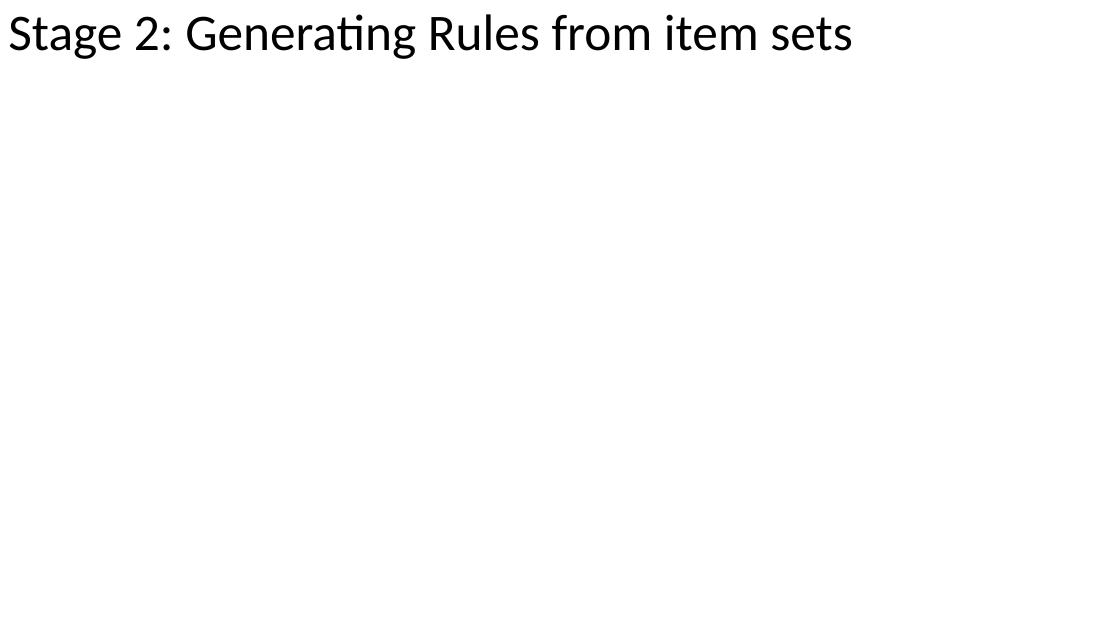
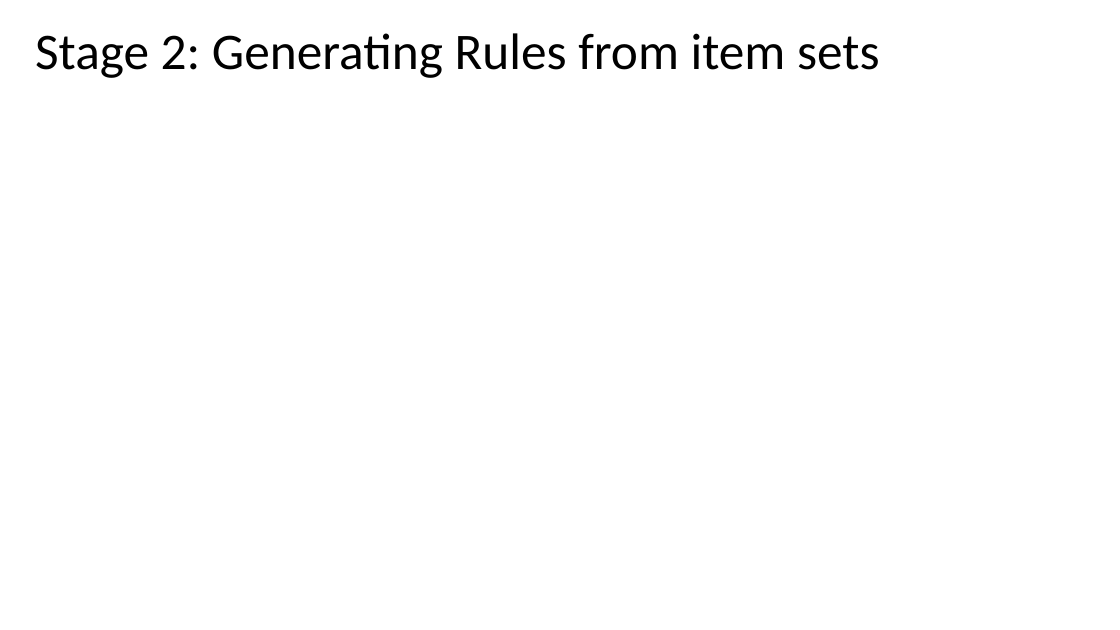
Before and after one commit to russellu/cs405, a slide deck: slide 19 of Lecture_06.pptx. Drawn at 1120x630 pixels with LibreOffice and Linux fonts; fonts in the diff are those of the drawing; grey boxes stand for pictures. Boxes give left, top, right and bottom in pixels: in the first picture for what was removed or moved away, otherwise in the second. Text is boxed around its words. In the diff, an @@ line names an element or a change of style, - is before the commit and + after.

```diff
--- a/Lecture_06.pptx
+++ b/Lecture_06.pptx
@@ title "Stage 2: Generating Rules from ...": place and size @@
-title "Stage 2: Generating Rules from ..." at [8, 14, 853, 59]
+title "Stage 2: Generating Rules from ..." at [35, 33, 880, 78]
```
Also in this commit, not shown: 13 other slides changed, 1 slide added, 3 other files.
